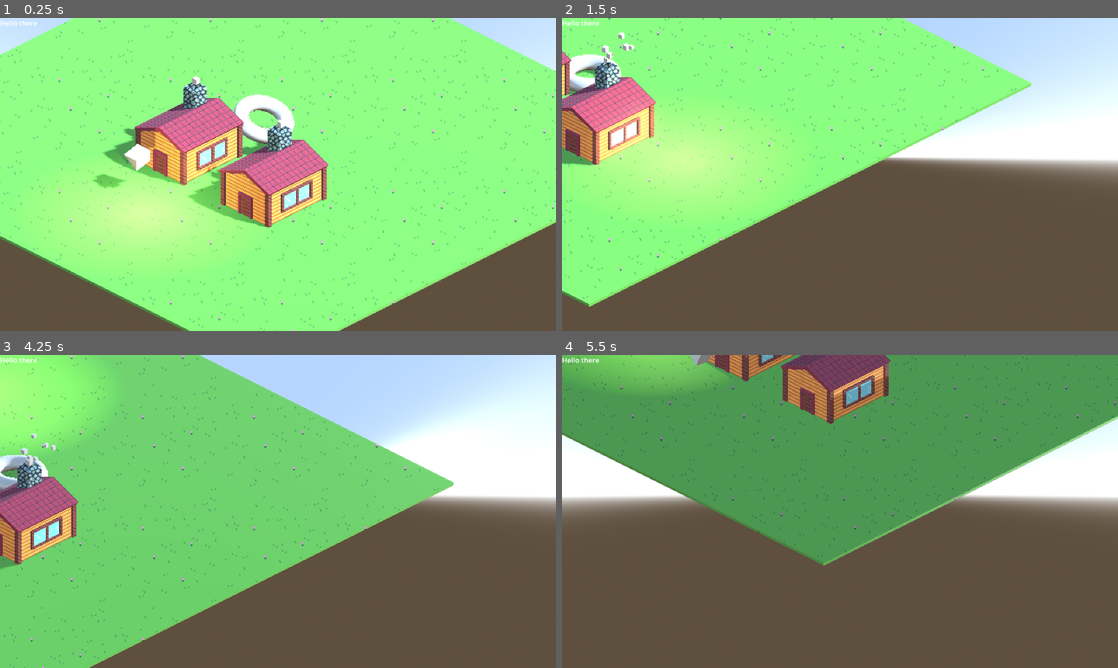
Above: before the commit, frames 1-4 (two rows, left to right).
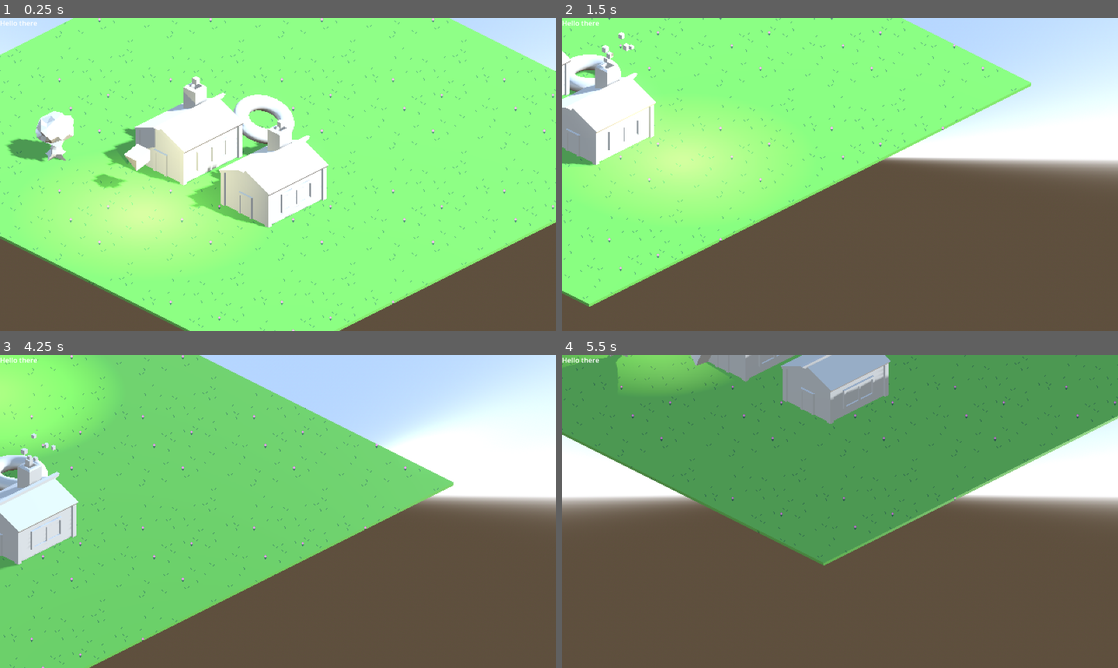
Above: after the commit, the same moments.

Repository: astrellon/godot-3d-pixel-art
Game: Godot game, scene res://game.tscn
Same seed, same stepped clock (60 frames per second), same inputs: the game is played once before the commit and once after it.
Inputs:
- Up to frame 1 (0.25 s): no input
- Up to frame 2 (1.5 s): hold Right (ui_right) 0.53-1.28 s; hold Down (ui_down) from 1.28 s (still down)
- Up to frame 3 (4.25 s): release Down (ui_down) at 2.03 s; hold Right (ui_right) 2.03-2.78 s; hold Up (ui_up) 2.78-3.53 s; hold Left (ui_left) from 3.53 s (still down)
- Up to frame 4 (5.5 s): release Left (ui_left) at 5.03 s; hold Down (ui_down) from 5.03 s (still down)

The runs differ from the first frame. In frame 1, 9.1% of the frame differs, in the area x 1-60%, y 20-67%; in frame 2, 3.8%; in frame 3, 3.2%; in frame 4, 4.5%.

Commit message:
More tweaks to the scene.

Diff:
--- a/basic_house.tscn
+++ b/basic_house.tscn
@@ -16,6 +16,8 @@
 direction = Vector3(0, 10, 0)
 initial_velocity_min = 1.05
 initial_velocity_max = 1.05
+angular_velocity_min = -5.25
+angular_velocity_max = 10.65
 gravity = Vector3(0, 0, 0)
 scale_min = 0.1
 scale_max = 0.2
@@ -31,10 +33,10 @@
 [node name="BasicHouse" parent="." index="0"]
 surface_material_override/0 = ExtResource("2_2bkcf")
 
-[node name="BasicHouseRoof" parent="." index="1"]
+[node name="BasicHouseDoor" parent="." index="1"]
 surface_material_override/0 = ExtResource("2_2bkcf")
 
-[node name="BasicHouseDoor" parent="." index="2"]
+[node name="BasicHouseRoof" parent="." index="2"]
 surface_material_override/0 = ExtResource("2_2bkcf")
 
 [node name="BasicHouseWindows" parent="." index="3"]
--- a/game.tscn
+++ b/game.tscn
@@ -1,7 +1,10 @@
-[gd_scene load_steps=4 format=3 uid="uid://cvkh4akw0i5yi"]
+[gd_scene load_steps=7 format=3 uid="uid://cvkh4akw0i5yi"]
 
 [ext_resource type="PackedScene" uid="uid://bq873prt22uia" path="res://main.tscn" id="1_3w5iq"]
 [ext_resource type="Script" path="res://IsometricCamera.gd" id="1_n4s2s"]
+[ext_resource type="PackedScene" uid="uid://cerp67clk4hw2" path="res://test_cube.tscn" id="3_vup7g"]
+[ext_resource type="PackedScene" uid="uid://ctfu3ikk4bkty" path="res://tree.tscn" id="4_dlut5"]
+[ext_resource type="Material" uid="uid://c3re7p3e64nrh" path="res://materials/isometric_altas_mat.tres" id="5_jxequ"]
 
 [sub_resource type="ViewportTexture" id="ViewportTexture_pc3wb"]
 viewport_path = NodePath("SubViewport")
@@ -30,6 +33,19 @@
 
 [node name="Node3D" parent="SubViewport" instance=ExtResource("1_3w5iq")]
 
+[node name="TestCube" parent="SubViewport" instance=ExtResource("3_vup7g")]
+visible = false
+
+[node name="Tree2" parent="SubViewport" instance=ExtResource("4_dlut5")]
+transform = Transform3D(0.0174524, 0, -0.999848, 0, 1, 0, 0.999848, 0, 0.0174524, -5.13, 0, -4.175)
+
+[node name="Tree" parent="SubViewport/Tree2" index="0"]
+instance_shader_parameters/texture_offset = Vector2(1.265, -1.03)
+
+[node name="TreeLeaves" parent="SubViewport/Tree2" index="1"]
+instance_shader_parameters/texture_offset = Vector2(0.51, -0.095)
+surface_material_override/0 = ExtResource("5_jxequ")
+
 [node name="TextureRect" type="TextureRect" parent="."]
 layout_mode = 1
 anchors_preset = 15
@@ -48,3 +64,5 @@
 grow_horizontal = 2
 grow_vertical = 2
 text = "Hello there"
+
+[editable path="SubViewport/Tree2"]
--- a/materials/IsometricAtlas.gdshader
+++ b/materials/IsometricAtlas.gdshader
@@ -2,6 +2,8 @@
 render_mode world_vertex_coords, depth_prepass_alpha;
 
 global uniform vec2 screen_size;
+
+instance uniform vec2 texture_offset = vec2(0.0, 0.0);
 
 uniform sampler2D tex: filter_nearest, source_color;
 uniform vec2 texture_size = vec2(128.0, 128.0);
@@ -21,12 +23,11 @@
 
 void fragment() {
 	// Called for every pixel the material is visible on.
-	float grid_x = floor(UV.x * 8.0);
-	float grid_y = floor(UV.y * 8.0);
-	float grid_pos = grid_x + grid_y * 8.0;
+	vec2 grid = floor(UV * 8.0);
+	float grid_pos = grid.x + grid.y * 8.0;
 
-	vec2 local_uv = (SCREEN_UV - world_offset + UV * 32.0) * screen_size / texture_size * 0.5;
-	vec2 grid_uv = (mod(local_uv * 8.0, 1.0) + vec2(grid_x, grid_y)) / 8.0;
+	vec2 local_uv = (SCREEN_UV - world_offset + texture_offset / 32.0 + UV * 32.0) * screen_size / texture_size * 0.5;
+	vec2 grid_uv = (mod(local_uv * 8.0, 1.0) + grid) / 8.0;
 	vec4 col = texture(tex, grid_uv);
 	ALBEDO = col.rgb;
 	ALPHA = col.a;
--- a/project.godot
+++ b/project.godot
@@ -34,3 +34,7 @@
 "type": "vec2",
 "value": Vector2(1280, 720)
 }
+camera_offset={
+"type": "vec2",
+"value": Vector2(0, 0)
+}
--- /dev/null
+++ b/test_cube.tscn
@@ -0,0 +1,10 @@
+[gd_scene load_steps=3 format=3 uid="uid://cerp67clk4hw2"]
+
+[ext_resource type="PackedScene" uid="uid://c1us6p6wfxbxq" path="res://TestCube.glb" id="1_2a3rk"]
+[ext_resource type="Material" uid="uid://c3re7p3e64nrh" path="res://materials/isometric_altas_mat.tres" id="2_682qa"]
+
+[node name="TestCube" instance=ExtResource("1_2a3rk")]
+
+[node name="Cube" parent="." index="0"]
+instance_shader_parameters/texture_offset = Vector2(0, 0)
+surface_material_override/0 = ExtResource("2_682qa")
--- /dev/null
+++ b/tree.tscn
@@ -0,0 +1,12 @@
+[gd_scene load_steps=3 format=3 uid="uid://ctfu3ikk4bkty"]
+
+[ext_resource type="PackedScene" uid="uid://c36475h22a84r" path="res://Tree.glb" id="1_8qoo2"]
+[ext_resource type="Material" uid="uid://c3re7p3e64nrh" path="res://materials/isometric_altas_mat.tres" id="2_weg3g"]
+
+[node name="Tree2" instance=ExtResource("1_8qoo2")]
+
+[node name="Tree" parent="." index="0"]
+surface_material_override/0 = ExtResource("2_weg3g")
+
+[node name="TreeLeaves" parent="." index="1"]
+surface_material_override/0 = ExtResource("2_weg3g")
Binary file changed: BasicHouse.glb
Binary file added: TestCube.glb
Not shown, added: TestCube.glb.import
Binary file added: Tree.glb
Not shown, added: Tree.glb.import
Binary file changed: assets/defaultTexture.aseprite
Binary file changed: defaultTexture.png
Not shown, changed: objects.blend
